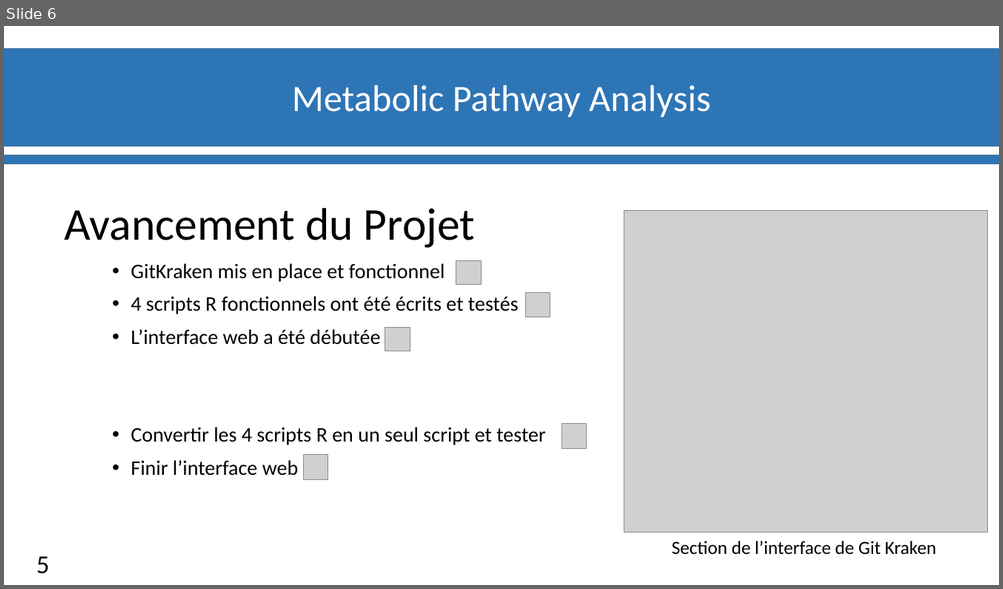
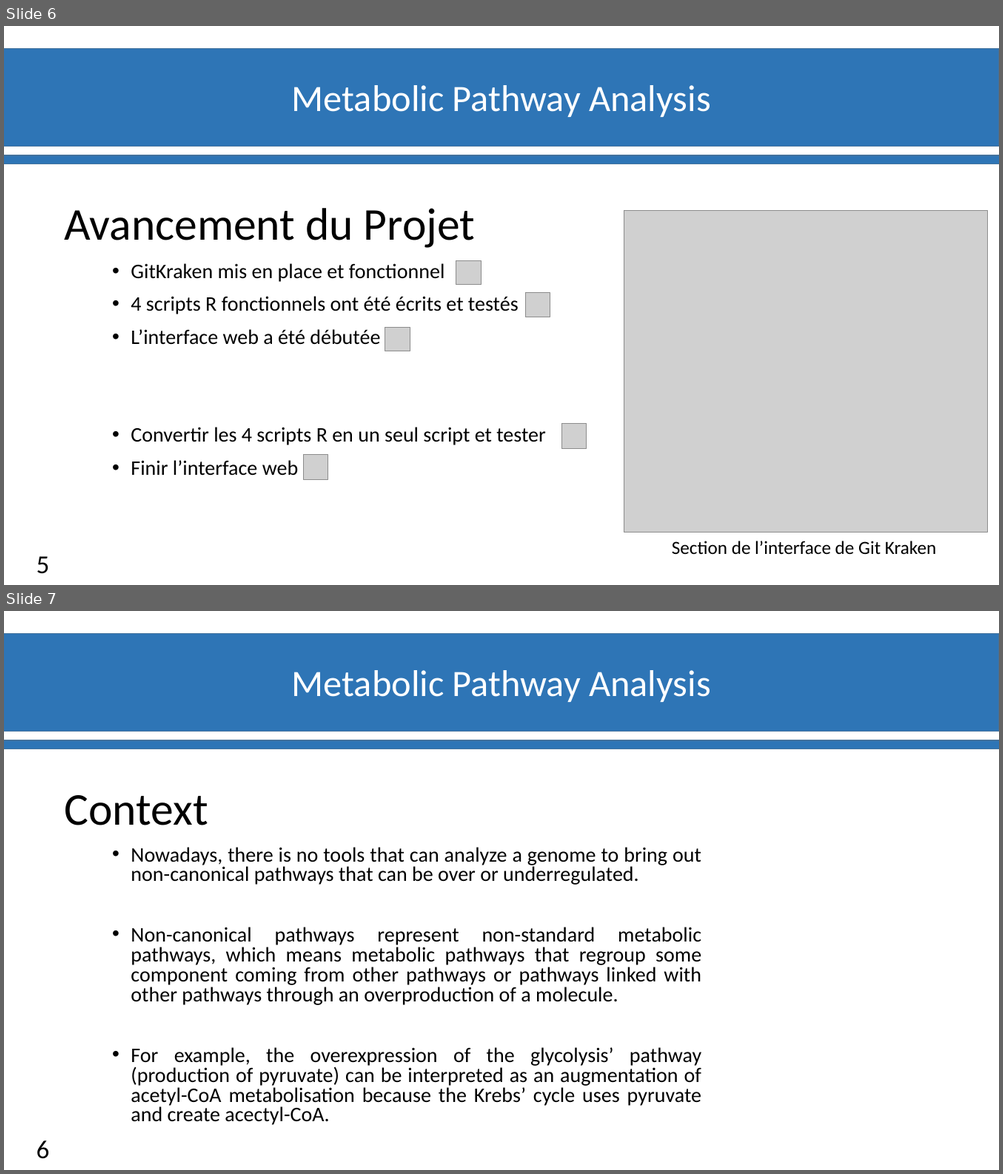
Before and after one commit to materrien/Projet-INSERM, a slide deck: Diapos_Suivit_projet.pptx. Shown one above the other, each under a label of ours: slide 6 before the commit, slides 6 and 7 after it. The pictures are 1003x589 and 1003x1174 pixels, drawn with LibreOffice and Linux fonts; fonts in the diff are those of the drawing; grey boxes stand for pictures; background and template pictures are left out. Boxes give left, top, right and bottom in pixels: in the first picture for what was removed or moved away, otherwise in the second. Text is boxed around its words. In the diff, an @@ line names an element or a change of style, - is before the commit and + after.

```diff
--- a/Diapos_Suivit_projet.pptx
+++ b/Diapos_Suivit_projet.pptx
@@ slide 7 added at (4, 611, 999, 1170), background #FFFFFF; not listed: 3 template elements that a slide beside it also shows @@
@@ text added at (64, 795, 208, 826), 44 pt, text #000000 @@
+Context
@@ text added at (131, 847, 701, 1125), 20 pt, text #000000 @@
+• Nowadays, there is no tools that can analyze a genome to bring out non-canonical pathways that can be over or underregulated.
+• Non-canonical pathways represent non-standard metabolic pathways, which means metabolic pathways that regroup some component coming from other pathways or pathways linked with other pathways through an overproduction of a molecule.
+• For example, the overexpression of the glycolysis’ pathway (production of pyruvate) can be interpreted as an augmentation of acetyl-CoA metabolisation because the Krebs’ cycle uses pyruvate and create acectyl-CoA.
@@ page number added at (37, 1141, 50, 1159), 25 pt, text #000000 @@
+6
```
Also in this commit, not shown: 4 other slides added.
